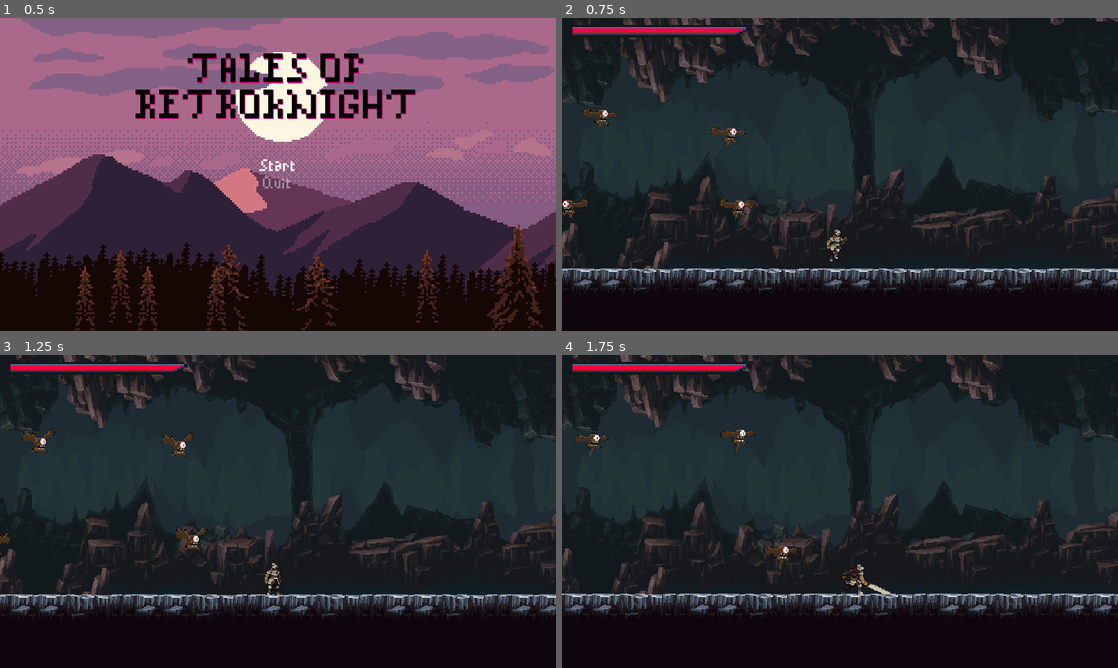
Above: before the commit, frames 1-4 (two rows, left to right).
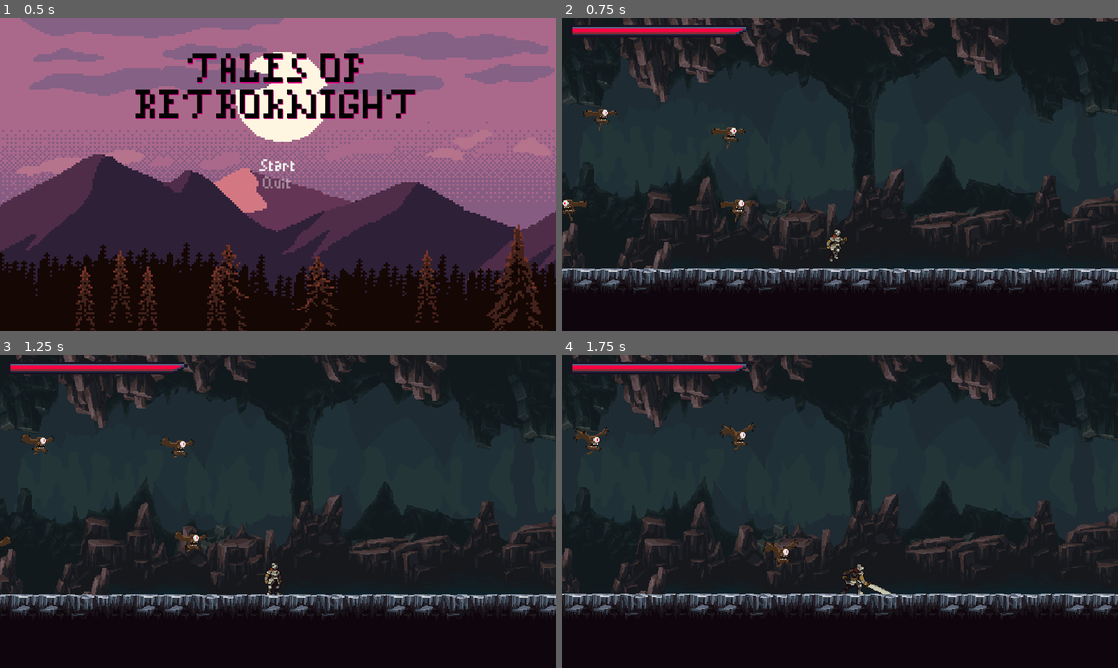
Above: after the commit, the same moments.

Repository: Astrol99/RetroKnight
Game: Godot game, scene res://src/MainMenu/MainMenu.tscn
Same seed, same stepped clock (60 frames per second), same inputs: the game is played once before the commit and once after it.
Inputs (mouse positions are in pixels of both pictures, inside the frame that each line leads up to):
- Up to frame 1 (0.5 s): no input
- Up to frame 2 (0.75 s): click "Start" at 0.5 s
- Up to frame 3 (1.25 s): no input
- Up to frame 4 (1.75 s): move the mouse to (962, 495) at 1.27 s; hold Right (ui_right) from 1.28 s (still down); click (962, 495) at 1.35 s; tap Up (ui_up) at 1.52 s

Frame 1 is identical in both runs. In frame 2, 0.4% of the frame differs, in the area x 0-35%, y 28-66%; in frame 3, 0.4%; in frame 4, 0.5%, in the area x 2-43%, y 21-69%.

Commit message:
Added gravity fall when flying eye dies

Diff:
--- a/src/Entities/FlyingEye/Flying Eye.gd
+++ b/src/Entities/FlyingEye/Flying Eye.gd
@@ -10,6 +10,7 @@
 export var ACCELERATION = 50
 export var MAX_SPEED = 500
 export var FRICTION = 200
+export var GRAVITY = 400
 
 enum States {
 	IDLE,
@@ -65,6 +66,7 @@
 		States.DEATH:
 			if _animated_sprite.get_animation() != "death":
 				_animated_sprite.play("death")
+			velocity.y += GRAVITY * delta
 
 	if _soft_collision.is_colliding():
 		velocity += _soft_collision.get_push_vector() * delta * 400
@@ -94,6 +96,7 @@
 	_hurtbox.start_invincibility(0.4)
 
 func _on_Stats_no_health():
+	velocity = Vector2.ZERO
 	state = States.DEATH
 
 func _on_Hitbox_body_entered(_body):
--- a/src/Entities/FlyingEye/Flying Eye.tscn
+++ b/src/Entities/FlyingEye/Flying Eye.tscn
@@ -156,7 +156,7 @@
 [node name="AnimatedSprite" type="AnimatedSprite" parent="."]
 frames = SubResource( 25 )
 animation = "flight"
-frame = 4
+frame = 6
 speed_scale = 2.0
 playing = true
 
--- a/src/Entities/Player/Player.tscn
+++ b/src/Entities/Player/Player.tscn
@@ -533,7 +533,7 @@
 position = Vector2( 0, -20 )
 texture = ExtResource( 2 )
 hframes = 10
-frame = 2
+frame = 4
 
 [node name="CollisionShape2D" type="CollisionShape2D" parent="."]
 position = Vector2( -1, 1 )
